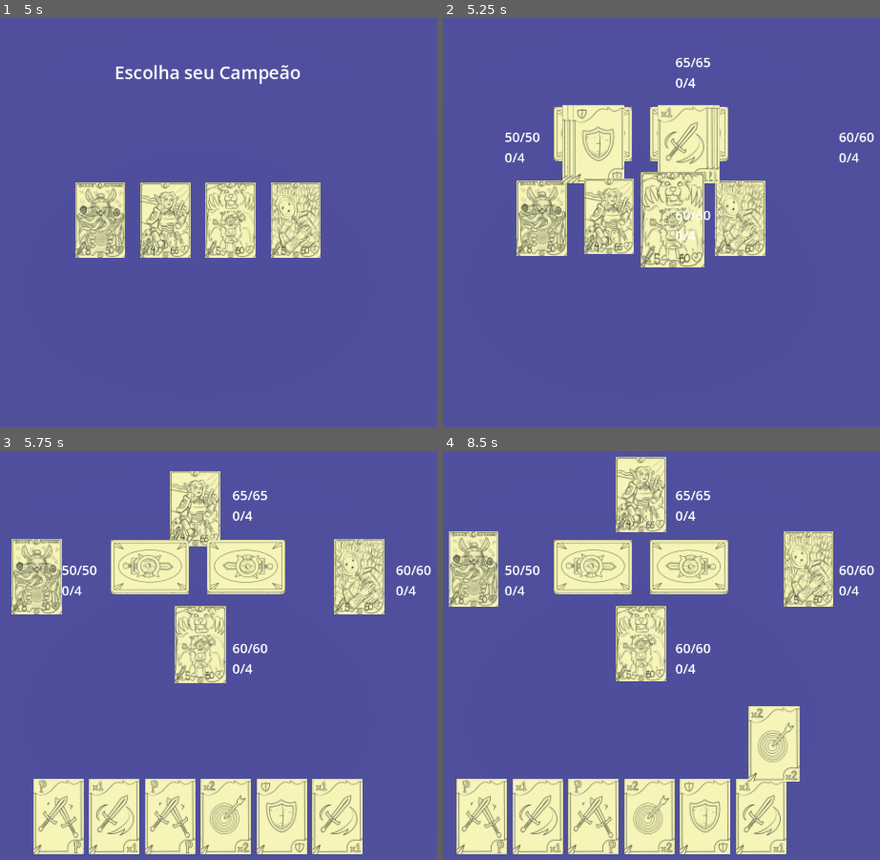
Above: before the commit, frames 1-4 (two rows, left to right).
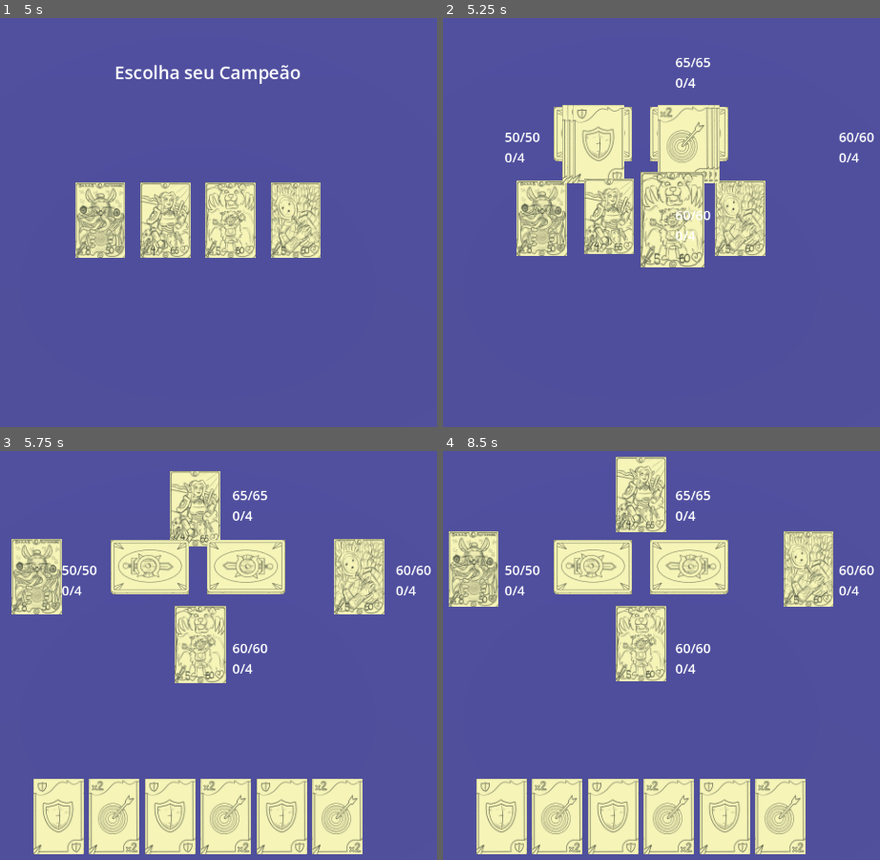
Above: after the commit, the same moments.

Repository: DouglasSRM/outlawschampions
Game: Godot game, scene res://scenes/start.tscn
Two runs of this game, one before a commit and one after it. Both use one fixed random seed, a clock stepped at 60 frames per second and the inputs below.
Inputs (mouse positions are in pixels of both pictures, inside the frame that each line leads up to):
- Up to frame 1 (5 s): tap Enter at 0.5, 2, 3.5 s; move the mouse to (367, 197) at 0.52 s; click (367, 197) at 0.67 s; tap Space at 1.25, 2.75, 4.25 s; move the mouse to (43, 242) at 1.27 s; click (43, 242) at 1.42 s; move the mouse to (275, 124) at 2.02 s; click (275, 124) at 2.17 s; move the mouse to (161, 304) at 2.77 s; click (161, 304) at 2.92 s; move the mouse to (428, 283) at 3.52 s; click (428, 283) at 3.67 s; move the mouse to (outside the picture) at 4.27 s; click (outside the picture) at 4.42 s
- Up to frame 2 (5.25 s): move the mouse to (678, 218) at 5.02 s; click (678, 218) at 5.17 s
- Up to frame 3 (5.75 s): no input
- Up to frame 4 (8.5 s): move the mouse to (526, 545) at 5.77 s; click (526, 545) at 5.92 s; move the mouse to (810, 630) at 6.52 s; click (810, 630) at 6.67 s; move the mouse to (486, 675) at 7.27 s; click (486, 675) at 7.42 s; move the mouse to (718, 557) at 8.02 s; click (718, 557) at 8.17 s

Frame 1 is identical in both runs. In frame 2, 0.5% of the frame differs, in the area x 29-63%, y 21-40%; in frame 3, 1.7%; in frame 4, 10%, in the area x 3-83%, y 21-99%.

Commit message:
included game state machine and initial states
on the start of the game the player only will be able to buy a support card. Now that thats implemented, next steps will be related to the following game states in the game loop

Diff:
--- a/scenes/base_card.tscn
+++ b/scenes/base_card.tscn
@@ -3,13 +3,13 @@
 [ext_resource type="Script" uid="uid://c50h160mqhm2b" path="res://scripts/base_card.gd" id="1_unfoy"]
 [ext_resource type="Texture2D" uid="uid://qgys0ouhv1vs" path="res://images/cover.png" id="2_ewi80"]
 [ext_resource type="Script" uid="uid://c47b3bfjpsxs0" path="res://scripts/card_sprite.gd" id="3_wivmf"]
-[ext_resource type="Script" uid="uid://dg4x70sn75w1l" path="res://scripts/state_machine.gd" id="5_ewi80"]
-[ext_resource type="Script" uid="uid://bn8ys5x8ytrlv" path="res://scripts/states/deck.gd" id="6_wivmf"]
-[ext_resource type="Script" uid="uid://bjstqwa2le8rn" path="res://scripts/states/hand.gd" id="7_ya72j"]
-[ext_resource type="Script" uid="uid://bv4td46aac5kj" path="res://scripts/states/table.gd" id="8_k2mc5"]
-[ext_resource type="Script" uid="uid://fbgvrcycx26t" path="res://scripts/states/select.gd" id="8_pfjhk"]
-[ext_resource type="Script" uid="uid://ct6tdue24w12y" path="res://scripts/states/discard.gd" id="9_pfjhk"]
-[ext_resource type="Script" uid="uid://bh4rdesywvn37" path="res://scripts/states/champion.gd" id="10_vpv4f"]
+[ext_resource type="Script" uid="uid://dg4x70sn75w1l" path="res://scripts/card_state_machine.gd" id="5_ewi80"]
+[ext_resource type="Script" uid="uid://bn8ys5x8ytrlv" path="res://scripts/card_states/deck.gd" id="6_wivmf"]
+[ext_resource type="Script" uid="uid://bjstqwa2le8rn" path="res://scripts/card_states/hand.gd" id="7_ya72j"]
+[ext_resource type="Script" uid="uid://bv4td46aac5kj" path="res://scripts/card_states/table.gd" id="8_k2mc5"]
+[ext_resource type="Script" uid="uid://fbgvrcycx26t" path="res://scripts/card_states/select.gd" id="8_pfjhk"]
+[ext_resource type="Script" uid="uid://ct6tdue24w12y" path="res://scripts/card_states/discard.gd" id="9_pfjhk"]
+[ext_resource type="Script" uid="uid://bh4rdesywvn37" path="res://scripts/card_states/champion.gd" id="10_vpv4f"]
 
 [sub_resource type="BoxShape3D" id="BoxShape3D_s4mse"]
 margin = 0.0
--- a/scenes/Main.tscn
+++ b/scenes/game.tscn
@@ -1,6 +1,10 @@
-[gd_scene load_steps=5 format=3 uid="uid://8yke3hj82k58"]
+[gd_scene load_steps=9 format=3 uid="uid://8yke3hj82k58"]
 
-[ext_resource type="Script" uid="uid://cl8126njaxgsh" path="res://scripts/main.gd" id="1_c01mt"]
+[ext_resource type="Script" uid="uid://cl8126njaxgsh" path="res://scripts/game_base.gd" id="1_uwrxv"]
+[ext_resource type="Script" uid="uid://37iaihodyu14" path="res://scripts/game_state_machine.gd" id="2_yqjtg"]
+[ext_resource type="Script" uid="uid://btr5fqto5cmbj" path="res://scripts/game_states/loading.gd" id="3_lnu2h"]
+[ext_resource type="Script" uid="uid://d4dgd2ugielfx" path="res://scripts/game_states/buying_support.gd" id="4_lbhrr"]
+[ext_resource type="Script" uid="uid://bbofictnr7eqc" path="res://scripts/game_states/equip.gd" id="5_iywne"]
 
 [sub_resource type="BoxMesh" id="BoxMesh_qnwvq"]
 size = Vector3(8.25, 0.5, 4.65)
@@ -12,8 +16,8 @@
 [sub_resource type="BoxShape3D" id="BoxShape3D_rvslj"]
 size = Vector3(8.15, 0.5, 4.65)
 
-[node name="Main" type="Node3D"]
-script = ExtResource("1_c01mt")
+[node name="GameScene" type="Node3D"]
+script = ExtResource("1_uwrxv")
 
 [node name="Game" type="Node3D" parent="."]
 
@@ -137,4 +141,17 @@
 vertical_alignment = 1
 autowrap_mode = 2
 
+[node name="StateMachine" type="Node" parent="."]
+script = ExtResource("2_yqjtg")
+
+[node name="Loading" type="Node" parent="StateMachine"]
+script = ExtResource("3_lnu2h")
+
+[node name="BuyingSupport" type="Node" parent="StateMachine"]
+script = ExtResource("4_lbhrr")
+
+[node name="Equip" type="Node" parent="StateMachine"]
+script = ExtResource("5_iywne")
+
+[connection signal="loaded" from="." to="." method="_on_loaded"]
 [connection signal="button_down" from="GUI/Control/BtnPlayCard" to="." method="_on_btn_play_card_button_down"]
--- /dev/null
+++ b/scenes/game_test.tscn
@@ -0,0 +1,7 @@
+[gd_scene load_steps=3 format=3 uid="uid://dwmm12d650ile"]
+
+[ext_resource type="PackedScene" uid="uid://8yke3hj82k58" path="res://scenes/game.tscn" id="1_2rr2g"]
+[ext_resource type="Script" uid="uid://b1ba37w3cjcsc" path="res://scripts/game/game_test.gd" id="2_ca7ef"]
+
+[node name="GameScene" instance=ExtResource("1_2rr2g")]
+script = ExtResource("2_ca7ef")
--- a/scripts/action/basic_attack.gd
+++ b/scripts/action/basic_attack.gd
@@ -17,7 +17,7 @@
 		_: enemy = Global.enemy_3
 
 	enemy.decrease_health(damage)
-	parent.show_enemy(enemy)
+	parent.pop_card(enemy)
 
 	return await super()
 
--- a/scripts/action/opportunity_attack.gd
+++ b/scripts/action/opportunity_attack.gd
@@ -18,7 +18,7 @@
 		_: enemy = Global.enemy_3
 
 	enemy.decrease_health(damage)
-	parent.show_enemy(enemy)
+	parent.pop_card(enemy)
 
 	return await super()
 
--- a/scripts/base_card.gd
+++ b/scripts/base_card.gd
@@ -1,5 +1,8 @@
 class_name BaseCard
 extends Node3D
+
+## The base card object used to structure base properties and methods
+## for champions and usable cards.
 
 enum {
 	NONE,
@@ -17,22 +20,22 @@
 
 @export var description: String = 'Default description'
 
-var state = NONE
-var hand_position    = 0
-var table_position   = 0
-var deck_position    = 0
-var discard_position = 0
+var state           : int = NONE
+var hand_position   : int = 0
+var table_position  : int = 0
+var deck_position   : int = 0
+var discard_position: int = 0
 
-var hover = false
-var default_position = Vector3(0,0,0)
-var hover_position = Vector3(0,0,0)
+var hover: bool = false
+var default_position: Vector3 = Vector3(0,0,0)
+var hover_position  : Vector3 = Vector3(0,0,0)
 
 
 func handle_table_click() -> bool:
 	return parent.manage_table_click(self)
 
 
-func handle_hand_click():
+func handle_hand_click() -> bool:
 	return parent.manage_hand_click(self)
 
 
@@ -138,6 +141,11 @@
 	move_to_position(Vector3(default_position), 0.2)
 
 
+func set_default_position(pos: Vector3 = position):
+	self.default_position = pos
+	update_hover_position(pos)
+
+
 func move_to_position(target_position: Vector3, duration: float):
 	var tween = create_tween()
 	tween.tween_property(self, "position", target_position, duration).set_trans(Tween.TRANS_SINE).set_ease(Tween.EASE_IN_OUT)
--- a/scripts/states/discard.gd
+++ b/scripts/card_states/discard.gd
@@ -5,7 +5,8 @@
 	card.discard_position = card.get_discard_count()
 	var y = card.discard_position * 0.005
 	card.rotation = Vector3(deg_to_rad(90), deg_to_rad(-90), 0.0)
-	card.move_state(Vector3(3, y, -0.9), BaseCard.IN_DISCARD)
+	card.move_to_position(Vector3(3, y, -0.9), 0.5)
+	card.state = BaseCard.IN_DISCARD
 
 
 func exit() -> void:
--- /dev/null
+++ b/scripts/game/game_test.gd
@@ -0,0 +1,11 @@
+extends GameScene
+
+var round: int = 0
+
+
+func _ready() -> void:
+	super()
+
+
+func _process(delta: float) -> void:
+	super(delta)
--- a/scripts/main.gd
+++ b/scripts/game_base.gd
@@ -2,9 +2,10 @@
 extends Node3D
 
 enum camera_pos {
-	START,
-	PREV_START
+	START
 }
+
+signal loaded
 
 @onready var cards: Node = $Game/Cards
 
@@ -18,6 +19,8 @@
 
 @onready var btn_play_card: Button = $GUI/Control/BtnPlayCard
 
+@onready var state_machine: GameStateMachine = $StateMachine
+
 @onready var champion: ChampionCard = null
 @onready var opponentL: ChampionCard = null
 @onready var opponentU: ChampionCard = null
@@ -34,18 +37,21 @@
 var table_count: int = 0
 var discard_count: int = 0
 
+## How many support cards can the player currently buy
+var can_buy_support: int = 0
+## How many action cards can the player currently buy
+var can_buy_action: int = 0
+
 var selected_card: BaseCard
 var move_locked = false
 
 
 func _ready() -> void:
-	if Global.player_champion is ChampionCard:
-		define_champion_positions()
-		set_camera_position(camera_pos.START)
-
-		create_action_cards()
-		create_support_cards()
-		set_starter_hand()
+	state_machine.init(self)
+
+
+func _on_loaded() -> void:
+	state_machine.start_game()
 
 
 func set_starter_hand():
@@ -72,14 +78,26 @@
 		return
 
 	if sender is ActionCard:
-		return get_card_from_action_deck()
+		return process_action_deck_click()
 	elif sender is SupportCard:
-		return get_card_from_support_deck()
+		return process_support_deck_click()
 	else:
 		return null
 
 
-func get_card_from_action_deck() -> BaseCard:
+func process_action_deck_click() -> ActionCard:
+	if state_machine.process_action_deck_click():
+		return get_card_from_action_deck()
+	return null
+
+
+func process_support_deck_click() -> SupportCard:
+	if state_machine.process_support_deck_click():
+		return get_card_from_support_deck()
+	return null
+
+
+func get_card_from_action_deck() -> ActionCard:
 	for card in get_cards(BaseCard.IN_DECK):
 		if card is ActionCard and (card.deck_position == action_deck_count):
 			action_deck_count -= 1
@@ -87,7 +105,7 @@
 	return null
 
 
-func get_card_from_support_deck() -> BaseCard:
+func get_card_from_support_deck() -> SupportCard:
 	for card in get_cards(BaseCard.IN_DECK):
 		if (card is SupportCard) and (card.deck_position == support_deck_count):
 			support_deck_count -= 1
@@ -197,7 +215,7 @@
 	lbl_card_description.text = ''
 
 
-func show_enemy(card: ChampionCard):
+func pop_card(card: BaseCard):
 	card.do_hover_animation()
 	await get_tree().create_timer(0.35).timeout
 	card.do_exit_hover_animation()
--- /dev/null
+++ b/scripts/game_state.gd
@@ -0,0 +1,19 @@
+class_name GameState
+extends Node
+
+var parent: GameScene
+
+func enter() -> void:
+	pass
+
+func exit() -> void:
+	pass
+
+func start_game() -> GameState:
+	return null
+
+func process_action_deck_click() -> GameState:
+	return null
+
+func process_support_deck_click() -> GameState:
+	return null
--- /dev/null
+++ b/scripts/game_state_machine.gd
@@ -0,0 +1,43 @@
+class_name GameStateMachine
+extends Node
+
+@onready var starting_state: GameState = $Loading
+
+var current_state: GameState
+
+func init(parent: GameScene) -> void:
+	for child in get_children():
+		child.parent = parent
+
+	change_state(starting_state)
+
+
+func change_state(new_state: GameState) -> void:
+	if current_state:
+		current_state.exit()
+
+	current_state = new_state
+	current_state.enter()
+
+
+func process_action_deck_click() -> bool:
+	var new_state = current_state.process_action_deck_click()
+	if new_state:
+		change_state(new_state)
+		return true
+	return false
+
+
+func process_support_deck_click() -> bool:
+	print(current_state)
+	var new_state = current_state.process_support_deck_click()
+	if new_state:
+		change_state(new_state)
+		return true
+	return false
+
+
+func start_game() -> void:
+	var new_state = current_state.start_game()
+	if new_state:
+		change_state(new_state)
--- /dev/null
+++ b/scripts/game_states/buying_support.gd
@@ -0,0 +1,24 @@
+extends GameState
+
+@onready var equip: GameState = $"../Equip"
+
+func enter() -> void:
+	if (parent.can_buy_support == 0):
+		parent.can_buy_support = 1
+
+	var card = parent.get_card_from_support_deck()
+
+	while parent.move_locked:
+		await get_tree().create_timer(0.1).timeout
+
+	card.set_default_position()
+	parent.pop_card(card)
+
+
+func process_support_deck_click() -> GameState:
+	parent.can_buy_support -= 1
+	print('a')
+	if (parent.can_buy_support > 0):
+		print('b')
+		return self
+	return equip
--- /dev/null
+++ b/scripts/game_states/equip.gd
@@ -0,0 +1 @@
+extends GameState
--- /dev/null
+++ b/scripts/game_states/loading.gd
@@ -0,0 +1,20 @@
+extends GameState
+
+@onready var buying_support: GameState = $"../BuyingSupport"
+
+func enter() -> void:
+	# waits for player_champion to be defined
+	while !(Global.player_champion is ChampionCard):
+		await get_tree().create_timer(0.1).timeout
+
+	parent.define_champion_positions()
+	parent.set_camera_position(parent.camera_pos.START)
+
+	parent.create_action_cards()
+	parent.create_support_cards()
+	parent.set_starter_hand()
+
+	parent.emit_signal('loaded')
+
+func start_game() -> GameState:
+	return buying_support
--- a/scripts/start.gd
+++ b/scripts/start.gd
@@ -25,7 +25,7 @@
 			enemy_index += 1
 			cards.remove_child(card)
 
-	get_tree().change_scene_to_file("res://scenes/Main.tscn")
+	get_tree().change_scene_to_file("res://scenes/game.tscn")
 
 func lock():
 	move_locked = true
Renamed: scripts/state_machine.gd -> scripts/card_state_machine.gd
Renamed: scripts/state_machine.gd.uid -> scripts/card_state_machine.gd.uid
Renamed: scripts/states/champion.gd -> scripts/card_states/champion.gd
Renamed: scripts/states/champion.gd.uid -> scripts/card_states/champion.gd.uid
Renamed: scripts/states/deck.gd -> scripts/card_states/deck.gd
Renamed: scripts/states/deck.gd.uid -> scripts/card_states/deck.gd.uid
Renamed: scripts/states/discard.gd.uid -> scripts/card_states/discard.gd.uid
Renamed: scripts/states/hand.gd -> scripts/card_states/hand.gd
Renamed: scripts/states/hand.gd.uid -> scripts/card_states/hand.gd.uid
Renamed: scripts/states/select.gd -> scripts/card_states/select.gd
Renamed: scripts/states/select.gd.uid -> scripts/card_states/select.gd.uid
Renamed: scripts/states/table.gd -> scripts/card_states/table.gd
(and 8 more such lines)
